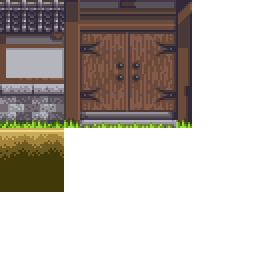
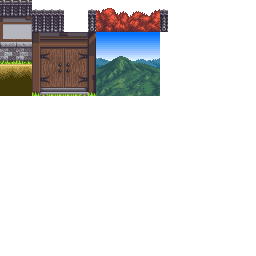
Before/after of a 256 × 256 layered artwork. What changed in the layer stack:
added layer "Roof right" above "Hills and sky" over bbox(160, 9, 168, 32)
added layer "Hills and sky" above "Trees 2" over bbox(96, 32, 160, 96)
added layer "Trees 2" above "Trees 1" over bbox(128, 9, 160, 32)
added layer "Trees 1" above "Roof left" over bbox(96, 8, 128, 32)
added layer "Roof left" above "Roof middle" over bbox(88, 9, 96, 32)
added layer "Roof middle" above "Door" over bbox(32, 9, 64, 32)
painted on "Door" over bbox(32, 0, 192, 128)
painted on "Wall and floor" over bbox(0, 0, 64, 192)
hid "Background" over bbox(0, 0, 192, 192)
